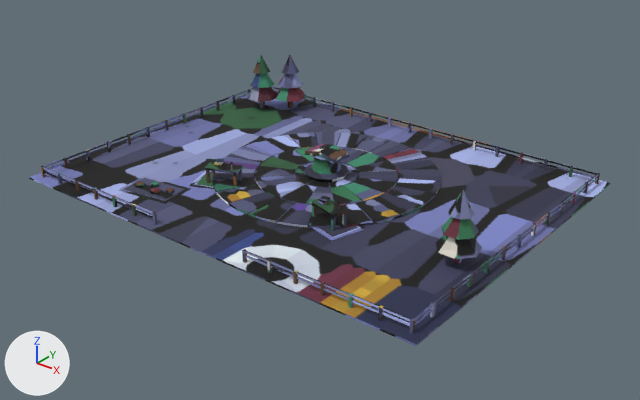
The FBX model assets/stations/area_library_1_5.fbx as it was, and as the next commit left it.
One viewpoint serves both versions: a 50 mm camera at (183.3, -228.0, 134.2) aimed at (5.4, -5.6, -3.7). Arrows for +X, +Y and +Z are at lower left; the lights stay in place. The older version comes first.

Objects in the first picture: 'area_library_1_5_body'.
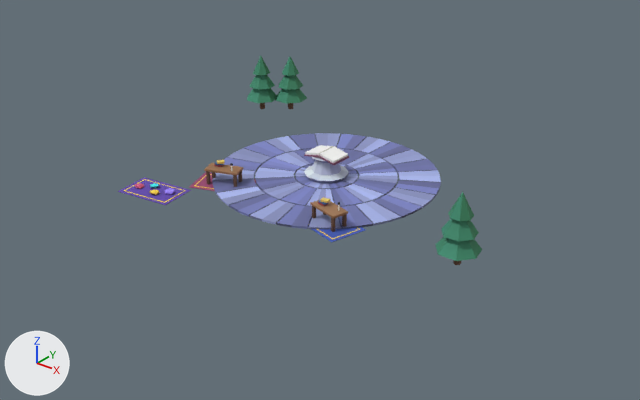
Edits to the bpy script that builds the scene:
```text
Change me_area_library_1_5_body:
    used by ob_area_library_1_5_body; location = (0.0, 0.0, 0.0)
    remove me_area_library_1_5_body.from_pydata(...)  # 1628 vertices, 1414 faces; spans x -84.0..84.0, y -64.0..64.0, z 0.0..25.0
    add me_area_library_1_5_body.from_pydata(...)  # 1116 vertices, 1030 faces; spans x -75.0..77.0, y -51.0..60.0, z 0.0..24.0
    me_area_library_1_5_body part 1: the loose piece of 8 vertices spanning x -71.0..-64.0, y 41.0..49.0, z 17.0..25.0 is moved by (0.0, 0.0, -1.0)
    me_area_library_1_5_body part 2: the loose piece of 8 vertices spanning x -61.0..-54.0, y 49.0..56.0, z 17.0..25.0 is moved by (0.0, 0.0, -1.0)
    me_area_library_1_5_body part 3: the loose piece of 12 vertices spanning x 69.0..71.0, y -21.0..-19.0, z 1.0..7.0 is moved by (0.0, 0.0, -1.0)
    me_area_library_1_5_body part 4: the loose piece of 8 vertices spanning x 66.0..74.0, y -24.0..-16.0, z 17.0..25.0 is moved by (0.0, 0.0, -1.0)
    me_area_library_1_5_body part 5: the loose piece of 8 vertices spanning x -37.0..-13.0, y -33.0..-12.0, z 1.0 is moved by (0.0, 0.0, -1.0)
    me_area_library_1_5_body part 6: the loose piece of 8 vertices spanning x -36.0..-14.0, y -31.0..-14.0, z 1.0 is moved by (0.0, 0.0, -1.0)
    me_area_library_1_5_body part 7: the loose piece of 8 vertices spanning x -35.0..-15.0, y -31.0..-14.0, z 1.0 is moved by (0.0, 0.0, -1.0)
    me_area_library_1_5_body part 8: the loose piece of 8 vertices spanning x 12.0..36.0, y -33.0..-14.0, z 1.0 is moved by (0.0, 0.0, -1.0)
    me_area_library_1_5_body part 9: the loose piece of 8 vertices spanning x 13.0..34.0, y -32.0..-16.0, z 1.0 is moved by (0.0, 0.0, -1.0)
    me_area_library_1_5_body part 10: the loose piece of 8 vertices spanning x 14.0..34.0, y -31.0..-16.0, z 1.0 is moved by (0.0, 0.0, -1.0)
    me_area_library_1_5_body part 11: the loose piece of 8 vertices spanning x -52.0..-28.0, y -51.0..-34.0, z 1.0 is moved by (0.0, 0.0, -1.0)
    me_area_library_1_5_body part 12: the loose piece of 8 vertices spanning x -50.0..-30.0, y -50.0..-35.0, z 1.0 is moved by (0.0, 0.0, -1.0)
    me_area_library_1_5_body part 13: the loose piece of 8 vertices spanning x -50.0..-30.0, y -49.0..-36.0, z 1.0 is moved by (0.0, 0.0, -1.0)
    me_area_library_1_5_body part 14: 63 loose pieces with 504 vertices, spanning x -80.0..80.0, y -60.0..60.0, z 1.0..5.0, are deleted
    me_area_library_1_5_body part 15: 69 vertices moved from x -48.0..31.0, y -45.0..31.0, z 1.0..11.0 to x -47.0..41.0, y -45.0..46.0, z 0.0..9.0; 308 vertices removed from x -41.0..41.0, y -36.0..46.0, z 1.0..11.0; 308 vertices added at x -41.0..41.0, y -36.0..46.0, z 0.0..9.0
    me_area_library_1_5_body part 16: 8 vertices removed from x -84.0..84.0, y -64.0..64.0, z 0.0..1.0
    me_area_library_1_5_body part 17: 321 kept faces spanning x -75.0..77.0, y -46.0..60.0, z 0.0..19.0 get new texture (UV) coordinates
    other edits to the shape of me_area_library_1_5_body do not show in these pictures
```

What differs and where, as boxes [x1, y1, x2, y2] in the pictures (640 x 400 px; the box of a moved part takes in the faces that stretch with it):
'area_library_1_5_body', reshaped (37% narrower, 28% shorter): before [29, 55, 611, 346]; after [118, 56, 482, 265]
part 1 of me_area_library_1_5_body, moved or reshaped: before [253, 55, 270, 74]; after [253, 56, 270, 75]
part 2 of me_area_library_1_5_body, moved or reshaped: before [282, 55, 299, 74]; after [282, 57, 299, 76]
part 3 of me_area_library_1_5_body, moved or reshaped: before [453, 259, 462, 264]; after [453, 260, 461, 265]
part 4 of me_area_library_1_5_body, moved or reshaped: before [448, 190, 474, 220]; after [448, 192, 474, 221]
part 5 of me_area_library_1_5_body, moved or reshaped: before [189, 171, 256, 190]; after [190, 172, 256, 191]
part 6 of me_area_library_1_5_body, moved or reshaped: before [194, 174, 214, 188]; after [194, 174, 255, 189]
part 7 of me_area_library_1_5_body, moved or reshaped: before [196, 173, 213, 187]; after [196, 175, 213, 188]
part 8 of me_area_library_1_5_body, moved or reshaped: before [308, 224, 366, 241]; after [308, 226, 366, 242]
part 9 of me_area_library_1_5_body, moved or reshaped: before [309, 222, 360, 238]; after [309, 224, 361, 239]
part 10 of me_area_library_1_5_body, moved or reshaped: before [309, 215, 359, 237]; after [309, 217, 358, 238]
part 11 of me_area_library_1_5_body, moved or reshaped: before [118, 176, 191, 204]; after [118, 177, 191, 205]
part 12 of me_area_library_1_5_body, moved or reshaped: before [123, 178, 185, 201]; after [123, 179, 186, 203]
part 13 of me_area_library_1_5_body, moved or reshaped: before [126, 178, 183, 200]; after [125, 180, 183, 202]
part 14 of me_area_library_1_5_body, deleted: before [41, 86, 600, 334]
part 15 of me_area_library_1_5_body, moved or reshaped: before [135, 132, 441, 228]; after [134, 134, 441, 229]
part 16 of me_area_library_1_5_body, deleted: before [29, 92, 611, 346]
part 17 of me_area_library_1_5_body, surface changed: [135, 75, 482, 259] in both
